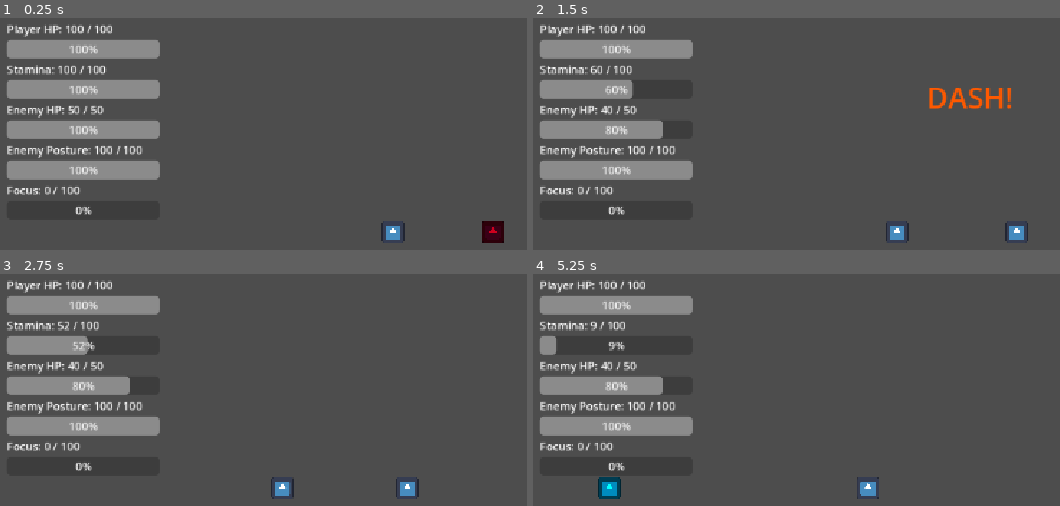
Above: before the commit, frames 1-4 (two rows, left to right).
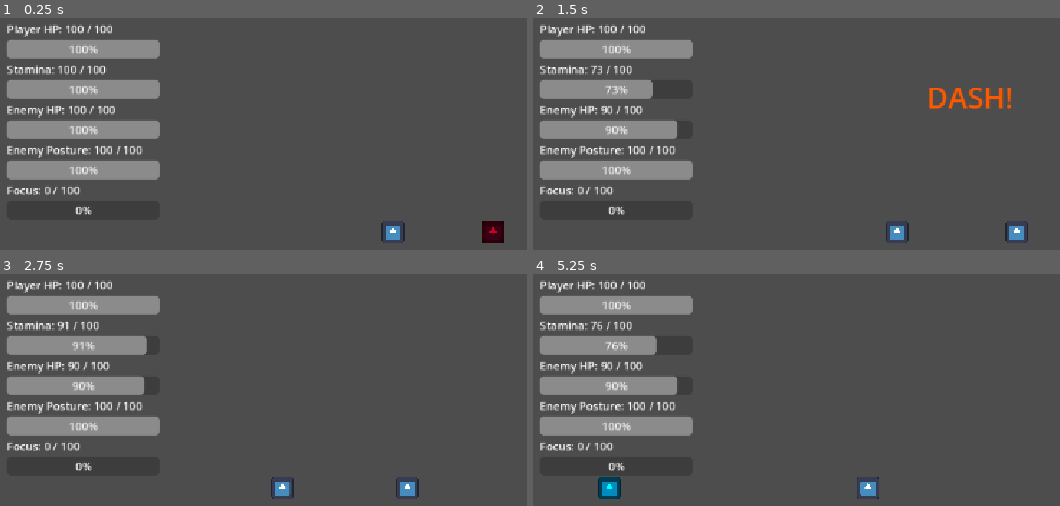
Above: after the commit, the same moments.

Repository: shanwinder/lastblade
Game: Godot game, scene res://scenes/main/Main.tscn
Two runs of this game, one before a commit and one after it. Both use one fixed random seed, a clock stepped at 60 frames per second and the inputs below. The engine's default icon, where the game draws it, is replaced by a stand-in: a white triangle on a blue panel in a dark square.
Inputs:
- Up to frame 1 (0.25 s): no input
- Up to frame 2 (1.5 s): hold Right (ui_right) 0.53-1.28 s; tap A (attack) at 0.6 s; hold Left (ui_left) from 1.28 s (still down); tap S (dash) at 1.35 s
- Up to frame 3 (2.75 s): release Left (ui_left) at 2.03 s; hold Right (ui_right) from 2.03 s (still down); tap D (parry) at 2.1 s
- Up to frame 4 (5.25 s): tap one key every 0.75 s from 2.85 s: R A (attack) S (dash) D (parry); release Right (ui_right) at 3.53 s; hold Left (ui_left) from 3.53 s (still down)

The runs differ from the first frame. In frame 1, 0.2% of the frame differs, in the area x 12-22%, y 37-42%; in frame 2, 0.7%; in frame 3, 1.3%; in frame 4, 2.0%, in the area x 3-28%, y 20-53%.

Commit message:
Balance gameplay: increase enemy HP and stamina regen
Increased enemy dummy max HP from 50 to 100 and player stamina regeneration rate from 10.0 to 30.0 per second to adjust game difficulty balance.

Diff:
--- a/last-blade-trial/EnemyDummy.gd
+++ b/last-blade-trial/EnemyDummy.gd
@@ -15,7 +15,7 @@
 # =========================
 
 # เลือดสูงสุดของศัตรู
-@export var max_hp: int = 50
+@export var max_hp: int = 100
 
 # ความเร็วในการเดินเข้าหาผู้เล่น
 @export var move_speed: float = 120.0
--- a/last-blade-trial/player.gd
+++ b/last-blade-trial/player.gd
@@ -43,7 +43,7 @@
 @export var max_focus: float = 100.0
 
 # ความเร็วในการฟื้น Stamina ต่อวินาที
-@export var stamina_regen_rate: float = 10.0
+@export var stamina_regen_rate: float = 30.0
 
 # Stamina ที่ใช้เมื่อโจมตีหนึ่งครั้ง
 @export var attack_stamina_cost: float = 18.0
